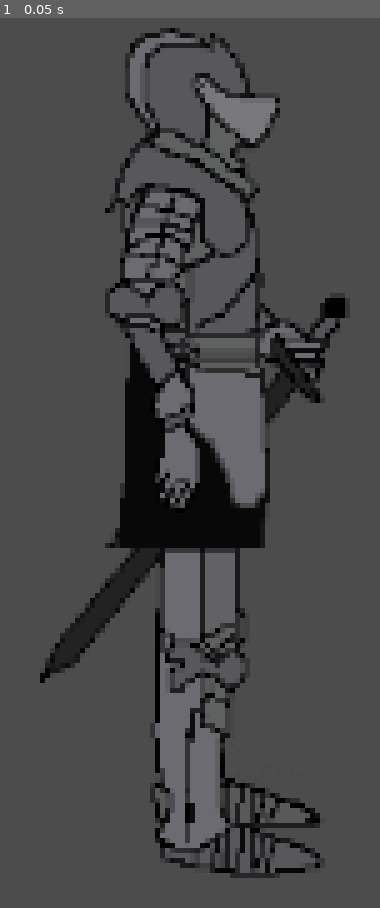
Above: before the commit, frame 1.
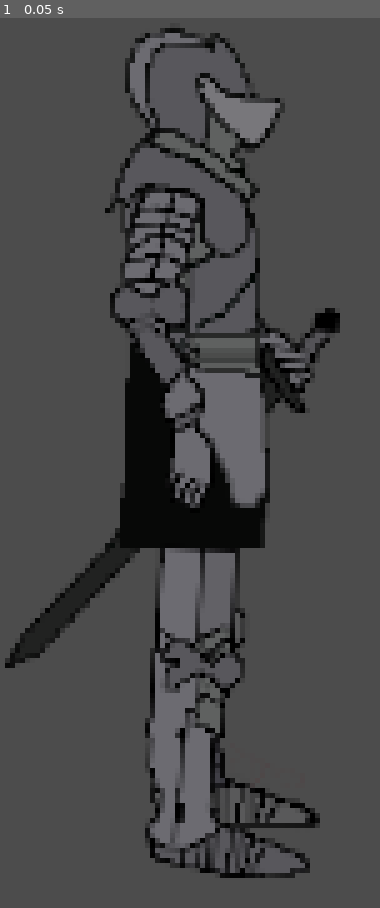
Above: after the commit, the same moment.

Repository: An0n3m0us/RSS-Godot
Game: Godot game, scene res://src/actors/Knight.tscn
Two runs of this game, one before a commit and one after it. Both use one fixed random seed, a clock stepped at 60 frames per second and the inputs below. This scene is started directly instead of the project's main scene.
Inputs:
- Up to frame 1 (0.05 s): no input

The runs differ from the first frame. In frame 1, 11% of the frame differs, in the area x 1-91%, y 1-97%.

Commit message:
Added walking and idle animations

Diff:
--- a/src/actors/Knight.tscn
+++ b/src/actors/Knight.tscn
@@ -6,6 +6,134 @@
 [ext_resource path="res://assets/images/normalleftleg.png" type="Texture" id=4]
 [ext_resource path="res://assets/images/normalesquirebody.png" type="Texture" id=5]
 [ext_resource path="res://assets/images/normalesquirerightarm.png" type="Texture" id=6]
+
+[sub_resource type="Animation" id=1]
+resource_name = "Idle Knight Animation"
+loop = true
+tracks/0/type = "value"
+tracks/0/path = NodePath("Arm_Right:rotation_degrees")
+tracks/0/interp = 1
+tracks/0/loop_wrap = true
+tracks/0/imported = false
+tracks/0/enabled = true
+tracks/0/keys = {
+"times": PoolRealArray( 0, 0.5 ),
+"transitions": PoolRealArray( 1, 1 ),
+"update": 0,
+"values": [ 5.0, -3.0 ]
+}
+tracks/1/type = "value"
+tracks/1/path = NodePath("Leg_Right:rotation_degrees")
+tracks/1/interp = 1
+tracks/1/loop_wrap = true
+tracks/1/imported = false
+tracks/1/enabled = true
+tracks/1/keys = {
+"times": PoolRealArray( 0, 0.5 ),
+"transitions": PoolRealArray( 1, 1 ),
+"update": 0,
+"values": [ -2.5, 2.5 ]
+}
+tracks/2/type = "value"
+tracks/2/path = NodePath("Leg_Left:rotation_degrees")
+tracks/2/interp = 1
+tracks/2/loop_wrap = true
+tracks/2/imported = false
+tracks/2/enabled = true
+tracks/2/keys = {
+"times": PoolRealArray( 0.25, 0.75 ),
+"transitions": PoolRealArray( 1, 1 ),
+"update": 0,
+"values": [ -2.5, 2.5 ]
+}
+tracks/3/type = "value"
+tracks/3/path = NodePath("Head:rotation_degrees")
+tracks/3/interp = 1
+tracks/3/loop_wrap = true
+tracks/3/imported = false
+tracks/3/enabled = true
+tracks/3/keys = {
+"times": PoolRealArray( 0.1, 0.6 ),
+"transitions": PoolRealArray( 1, 1 ),
+"update": 0,
+"values": [ -1.0, 2.0 ]
+}
+tracks/4/type = "value"
+tracks/4/path = NodePath("Arm_Left:rotation_degrees")
+tracks/4/interp = 1
+tracks/4/loop_wrap = true
+tracks/4/imported = false
+tracks/4/enabled = true
+tracks/4/keys = {
+"times": PoolRealArray( 0.05, 0.55 ),
+"transitions": PoolRealArray( 1, 1 ),
+"update": 0,
+"values": [ -3.0, 5.0 ]
+}
+
+[sub_resource type="Animation" id=2]
+resource_name = "Walking Knight Animation"
+loop = true
+tracks/0/type = "value"
+tracks/0/path = NodePath("Arm_Right:rotation_degrees")
+tracks/0/interp = 1
+tracks/0/loop_wrap = true
+tracks/0/imported = false
+tracks/0/enabled = true
+tracks/0/keys = {
+"times": PoolRealArray( 0, 0.5 ),
+"transitions": PoolRealArray( 1, 1 ),
+"update": 0,
+"values": [ -7.5, 7.5 ]
+}
+tracks/1/type = "value"
+tracks/1/path = NodePath("Leg_Right:rotation_degrees")
+tracks/1/interp = 1
+tracks/1/loop_wrap = true
+tracks/1/imported = false
+tracks/1/enabled = true
+tracks/1/keys = {
+"times": PoolRealArray( 0, 0.5 ),
+"transitions": PoolRealArray( 1, 1 ),
+"update": 0,
+"values": [ -5.0, 5.0 ]
+}
+tracks/2/type = "value"
+tracks/2/path = NodePath("Leg_Left:rotation_degrees")
+tracks/2/interp = 1
+tracks/2/loop_wrap = true
+tracks/2/imported = false
+tracks/2/enabled = true
+tracks/2/keys = {
+"times": PoolRealArray( 0.25, 0.75 ),
+"transitions": PoolRealArray( 1, 1 ),
+"update": 0,
+"values": [ 5.0, -5.0 ]
+}
+tracks/3/type = "value"
+tracks/3/path = NodePath("Head:rotation_degrees")
+tracks/3/interp = 1
+tracks/3/loop_wrap = true
+tracks/3/imported = false
+tracks/3/enabled = true
+tracks/3/keys = {
+"times": PoolRealArray( 0.1, 0.6 ),
+"transitions": PoolRealArray( 1, 1 ),
+"update": 0,
+"values": [ -1.0, 2.0 ]
+}
+tracks/4/type = "value"
+tracks/4/path = NodePath("Arm_Left:rotation_degrees")
+tracks/4/interp = 1
+tracks/4/loop_wrap = true
+tracks/4/imported = false
+tracks/4/enabled = true
+tracks/4/keys = {
+"times": PoolRealArray( 0.05, 0.55 ),
+"transitions": PoolRealArray( 1, 1 ),
+"update": 0,
+"values": [ 7.5, -7.5 ]
+}
 
 [node name="Knight" type="Control"]
 anchor_right = 1.0
@@ -16,6 +144,7 @@
 
 [node name="Arm_Left" type="Sprite" parent="."]
 position = Vector2( 52.5, 61.5113 )
+rotation = 0.0789019
 texture = ExtResource( 1 )
 offset = Vector2( 13, 68 )
 
@@ -25,20 +154,30 @@
 
 [node name="Head" type="Sprite" parent="."]
 position = Vector2( 66.371, 45 )
+rotation = 0.0265339
 texture = ExtResource( 2 )
 offset = Vector2( 0, -14 )
 
 [node name="Leg_Left" type="Sprite" parent="."]
 position = Vector2( 63.8497, 167.994 )
+rotation = 0.00349877
 texture = ExtResource( 4 )
 offset = Vector2( 12, 46 )
 
 [node name="Leg_Right" type="Sprite" parent="."]
 position = Vector2( 64.4744, 173.388 )
+rotation = 0.0401345
 texture = ExtResource( 3 )
 offset = Vector2( 11, 48 )
 
 [node name="Arm_Right" type="Sprite" parent="."]
 position = Vector2( 55.8942, 62.5943 )
+rotation = -0.0467618
 texture = ExtResource( 6 )
 offset = Vector2( -5, 43 )
+
+[node name="IdleAnimation" type="AnimationPlayer" parent="."]
+"anims/Idle Knight Animation" = SubResource( 1 )
+
+[node name="WalkingAnimation" type="AnimationPlayer" parent="."]
+"anims/Walking Knight Animation" = SubResource( 2 )
Not shown: 1 places in src/actors/Knight.tscn that only renumber resources
